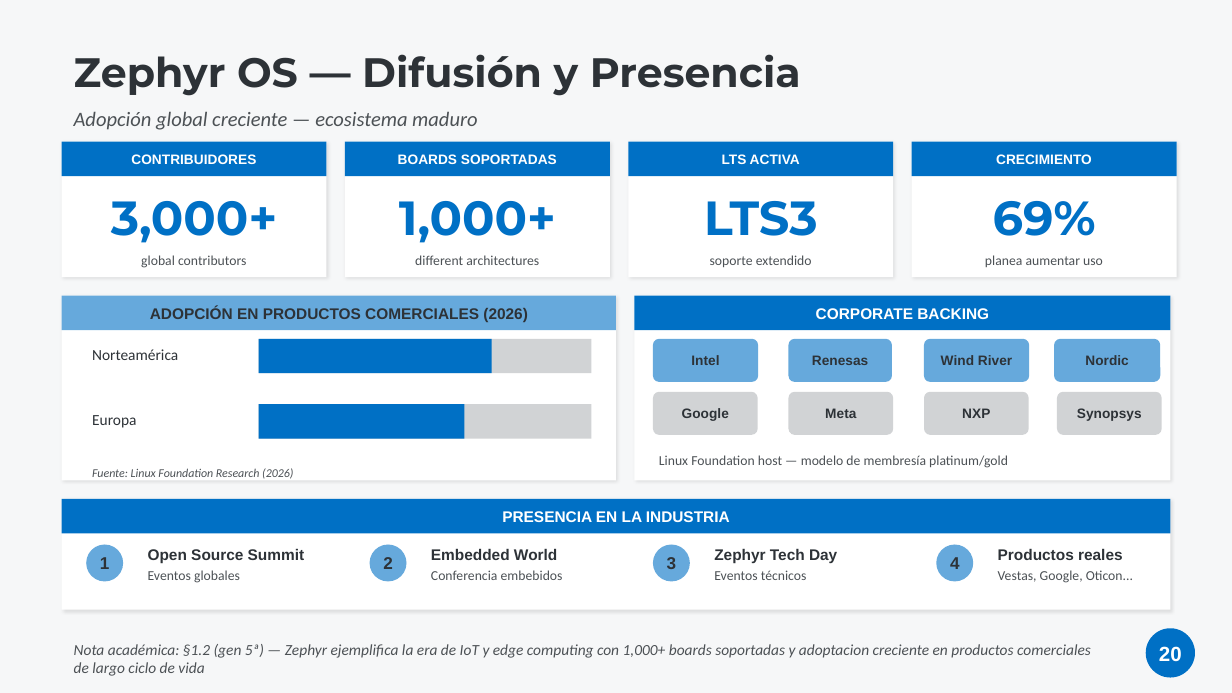
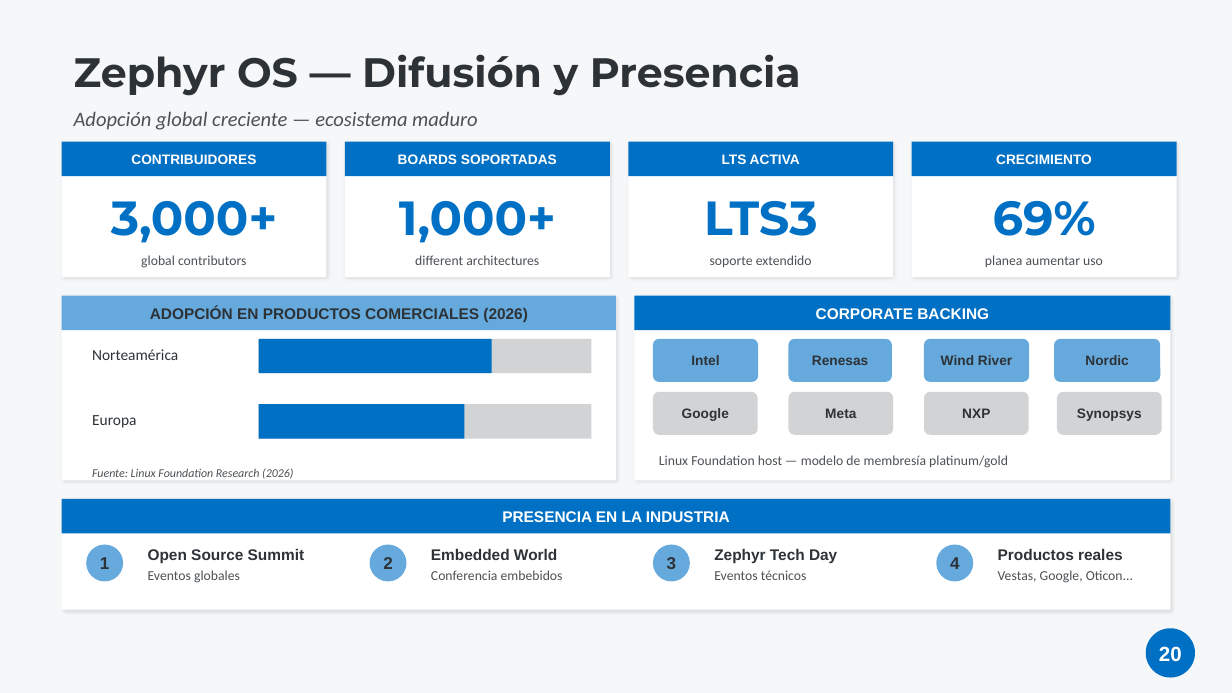
Before and after one commit to LucasIvanCardozo/TP-especial-SO, a slide deck: slide 20 of TP_Especial_Zephyr_MOSIX_v2.pptx. Drawn at 1232x693 pixels with LibreOffice and Linux fonts; fonts in the diff are those of the drawing. Boxes give left, top, right and bottom in pixels: in the first picture for what was removed or moved away, otherwise in the second. Text is boxed around its words. In the diff, an @@ line names an element or a change of style, - is before the commit and + after.

```diff
--- a/TP_Especial_Zephyr_MOSIX_v2.pptx
+++ b/TP_Especial_Zephyr_MOSIX_v2.pptx
@@ text removed at [74,644,1091,676] @@
-Nota académica: §1.2 (gen 5ª) — Zephyr ejemplifica la era de IoT y edge computing con 1,000+ boards soportadas y adoptacion creciente en productos comerciales de largo ciclo de vida
```
Also in this commit, not shown: 26 other slides changed, 7 other files.
